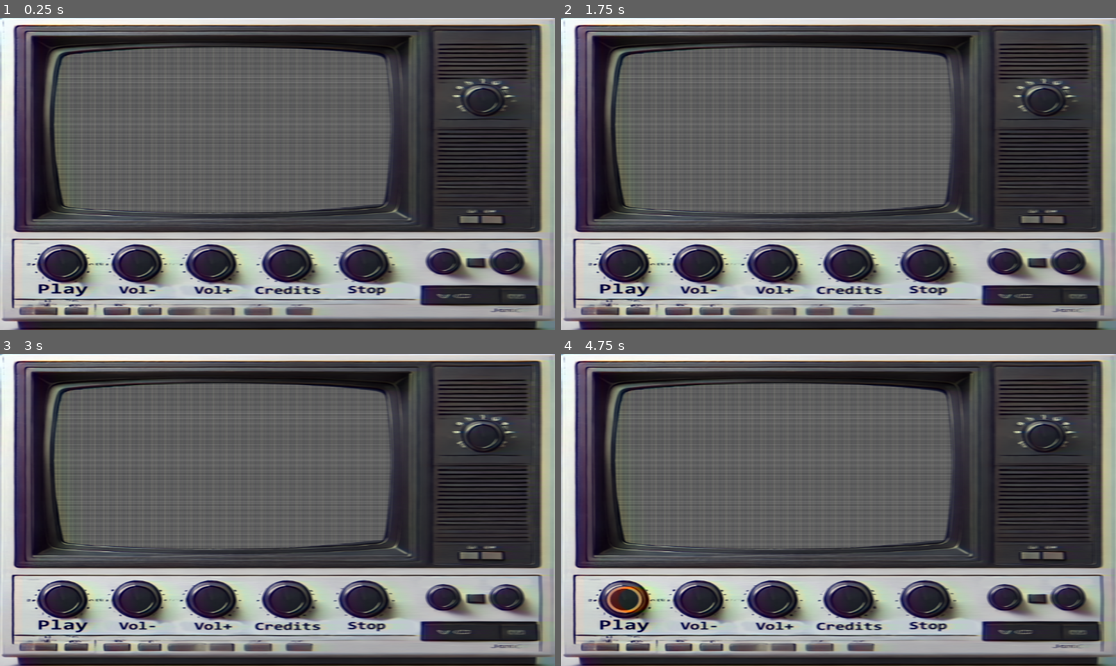
Above: before the commit, frames 1-4 (two rows, left to right).
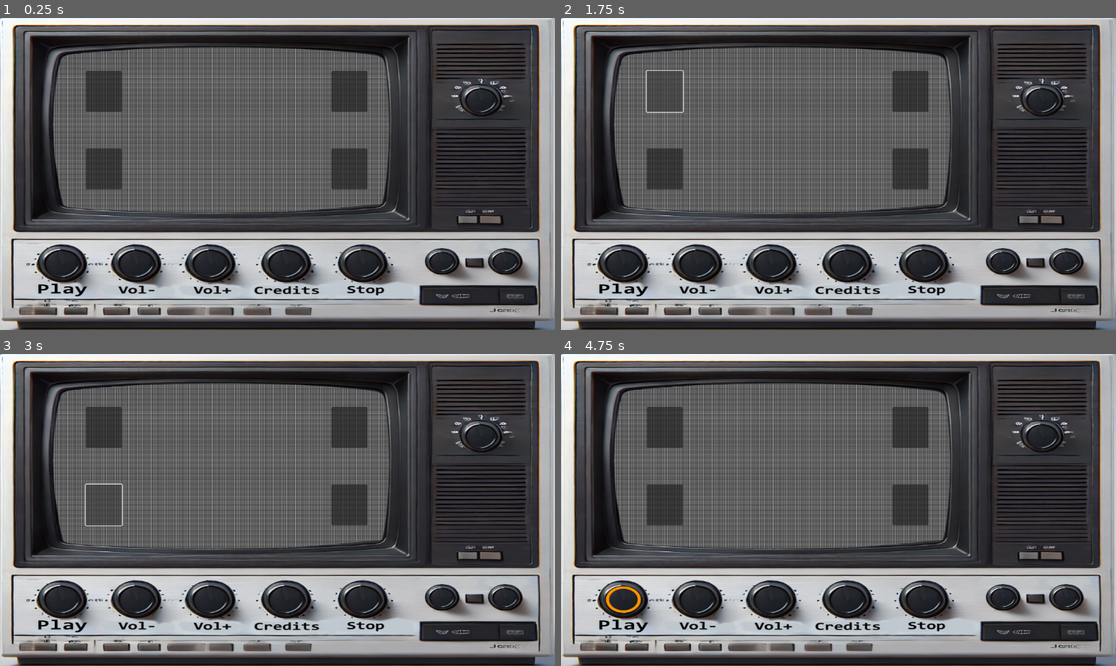
Above: after the commit, the same moments.

Repository: Ciasne14/SteelWorks3
Game: Godot game, scene res://Scenes/main_scene.tscn
Two runs of this game, one before a commit and one after it. Both use one fixed random seed, a clock stepped at 60 frames per second and the inputs below.
Inputs (mouse positions are in pixels of both pictures, inside the frame that each line leads up to):
- Up to frame 1 (0.25 s): no input
- Up to frame 2 (1.75 s): click (1005, 261) at 0.5 s; click (666, 92) at 1.27 s
- Up to frame 3 (3 s): click (349, 428) at 2.02 s; click (105, 503) at 2.77 s
- Up to frame 4 (4.75 s): click (910, 503) at 3.52 s; click (622, 600) at 4.25 s

The runs differ from the first frame. In frame 1, 14% of the frame differs, in the area x 0-100%, y 0-100%; in frame 2, 15%; in frame 3, 14%; in frame 4, 15%.

Commit message:
guziki

Diff:
--- a/Scenes/main_scene.tscn
+++ b/Scenes/main_scene.tscn
@@ -79,6 +79,7 @@
 autowrap_mode = 0
 
 [node name="CanvasLayer" type="CanvasLayer" parent="."]
+visible = false
 
 [node name="ColorRect" type="ColorRect" parent="CanvasLayer"]
 material = ExtResource("4_sbcsv")
@@ -270,6 +271,62 @@
 stream = ExtResource("10_xufgv")
 volume_db = -15.0
 
+[node name="Q1" type="Button" parent="."]
+layout_mode = 1
+anchors_preset = -1
+anchor_left = 0.155
+anchor_top = 0.17
+anchor_right = 0.22
+anchor_bottom = 0.301
+offset_left = -0.559998
+offset_top = -0.160004
+offset_right = -0.440018
+offset_bottom = -0.0480194
+grow_horizontal = 2
+grow_vertical = 2
+
+[node name="Q3" type="Button" parent="."]
+layout_mode = 1
+anchors_preset = -1
+anchor_left = 0.597
+anchor_top = 0.17
+anchor_right = 0.662
+anchor_bottom = 0.301
+offset_left = 0.255981
+offset_top = -0.160004
+offset_right = 0.375916
+offset_bottom = -0.0480194
+grow_horizontal = 2
+grow_vertical = 2
+
+[node name="Q2" type="Button" parent="."]
+layout_mode = 1
+anchors_preset = -1
+anchor_left = 0.155
+anchor_top = 0.418
+anchor_right = 0.22
+anchor_bottom = 0.549
+offset_left = -0.559998
+offset_top = 0.135986
+offset_right = -0.440018
+offset_bottom = 0.247986
+grow_horizontal = 2
+grow_vertical = 2
+
+[node name="Q4" type="Button" parent="."]
+layout_mode = 1
+anchors_preset = -1
+anchor_left = 0.597
+anchor_top = 0.418
+anchor_right = 0.662
+anchor_bottom = 0.549
+offset_left = 0.255981
+offset_top = 0.135986
+offset_right = 0.375916
+offset_bottom = 0.247986
+grow_horizontal = 2
+grow_vertical = 2
+
 [connection signal="pressed" from="Play" to="Background/MainScene" method="_on_play_pressed"]
 [connection signal="pressed" from="Play" to="DemonCommunicator" method="_on_play_pressed"]
 [connection signal="pressed" from="VolDown" to="Background/MainScene" method="_on_vol_down_pressed"]
